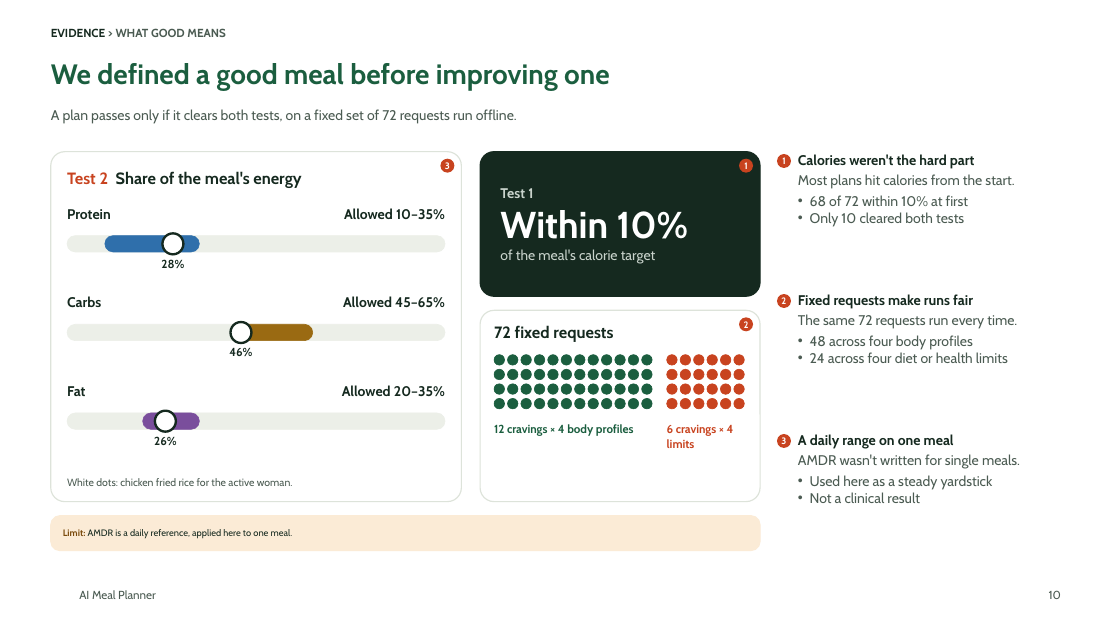
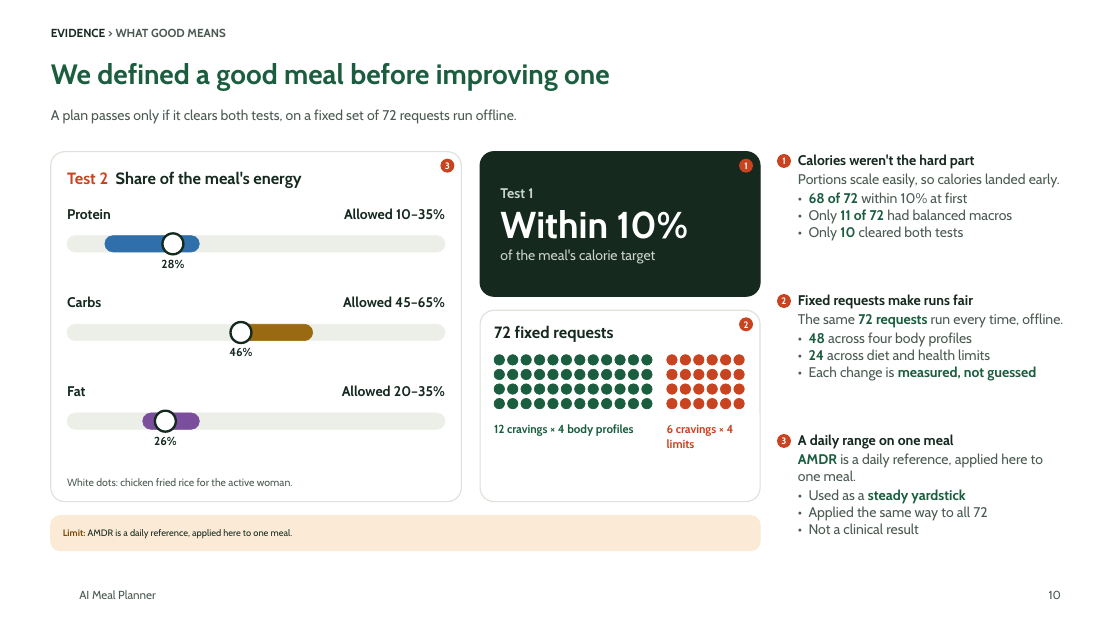
Before and after one commit to tuannm3812/ai-meal-planner, a slide deck: slide 10 of docs/showcase/ai-meal-planner-deck.pptx. Drawn at 1120x630 pixels with LibreOffice and Linux fonts; fonts in the diff are those of the drawing; background and template pictures are left out. Boxes give left, top, right and bottom in pixels: in the first picture for what was removed or moved away, otherwise in the second. Text is boxed around its words. In the diff, an @@ line names an element or a change of style, - is before the commit and + after.

```diff
--- a/docs/showcase/ai-meal-planner-deck.pptx
+++ b/docs/showcase/ai-meal-planner-deck.pptx
@@ text at [798,173,1060,241]: text changed @@
-Most plans hit calories from the start.
-• 68 of 72 within 10% at first
-• Only 10 cleared both tests
+Portions scale easily, so calories landed early.
+• 68 of 72 within 10% at first
+• Only 11 of 72 had balanced macros
+• Only 10 cleared both tests
@@ text at [798,313,1063,381]: text changed @@
-The same 72 requests run every time.
-• 48 across four body profiles
-• 24 across four diet or health limits
+The same 72 requests run every time, offline.
+• 48 across four body profiles
+• 24 across diet and health limits
+• Each change is measured, not guessed
@@ text at [798,453,1043,534]: text changed @@
-AMDR wasn't written for single meals.
-• Used here as a steady yardstick
-• Not a clinical result
+AMDR is a daily reference, applied here to one meal.
+• Used as a steady yardstick
+• Applied the same way to all 72
+• Not a clinical result
```
Also in this commit, not shown: 13 other slides changed, 21 other files.
